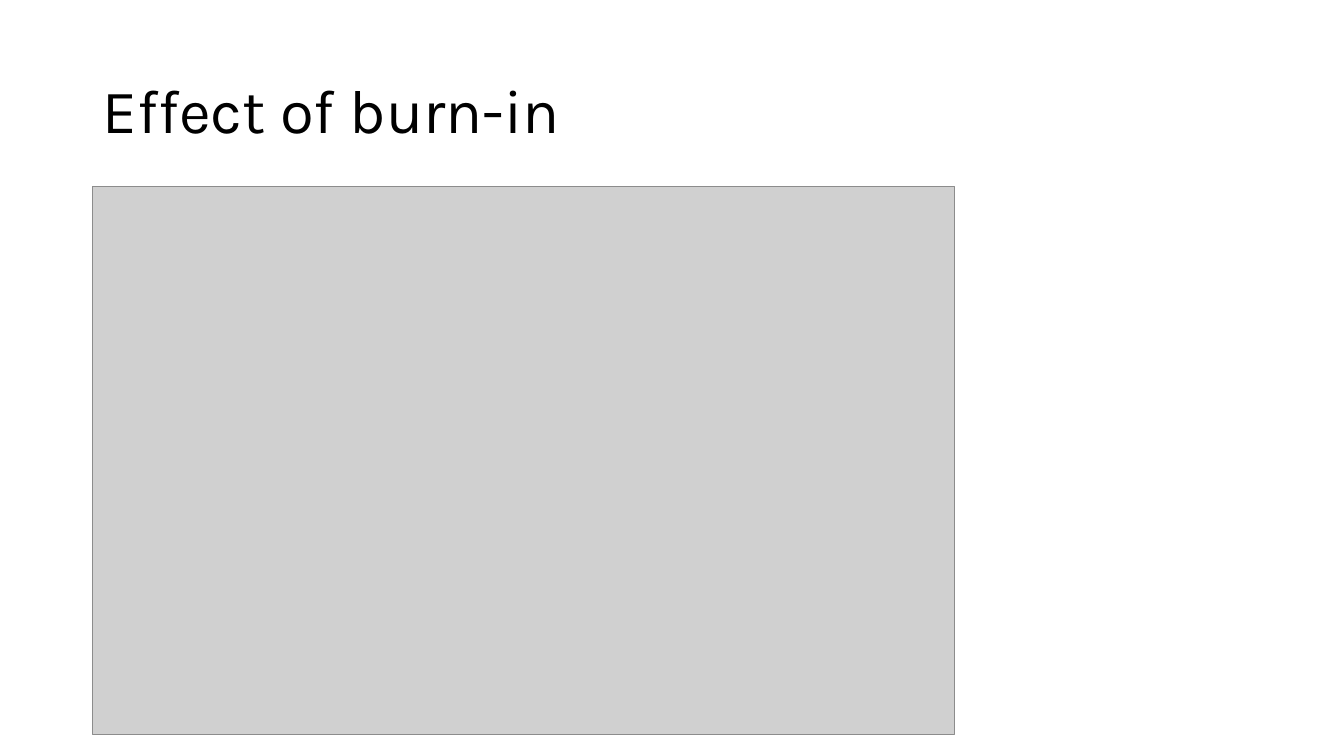
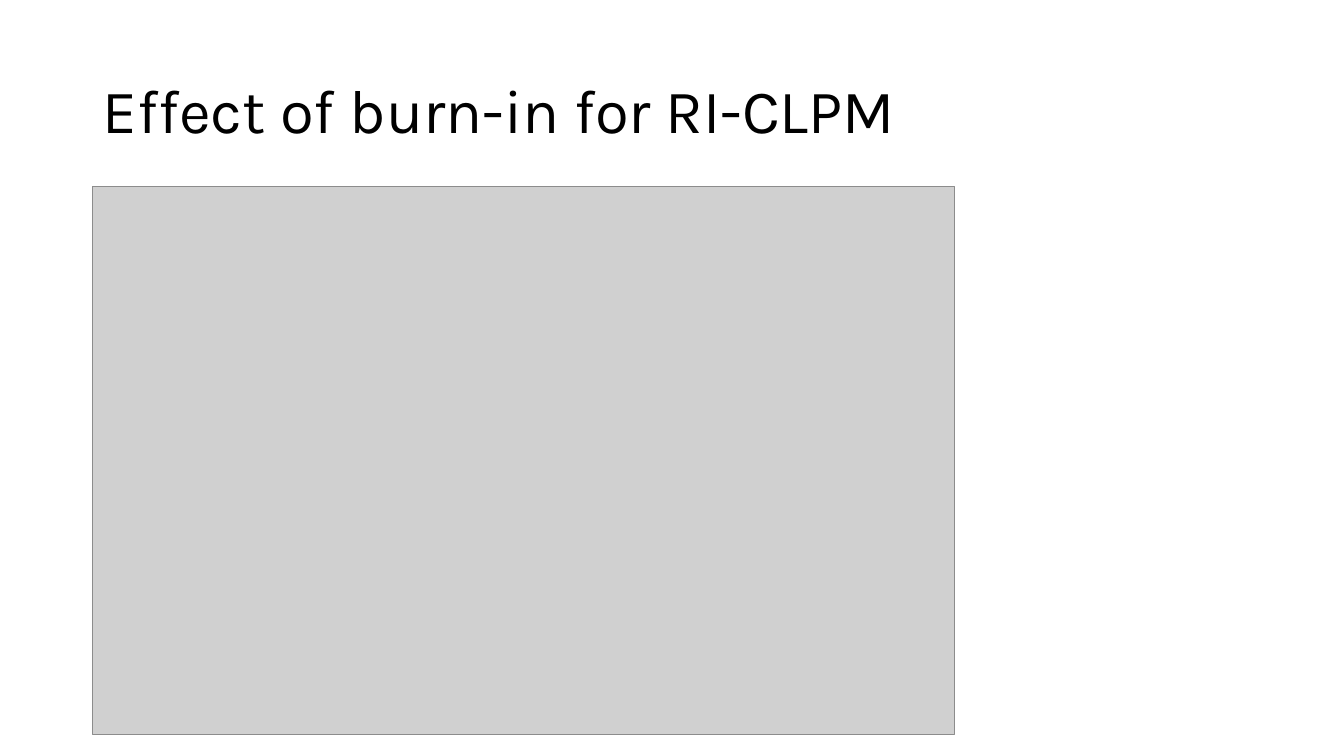
Before and after one commit to EmmaDirk/MachineLearning-BCA, a slide deck: slide 8 of 04_presentations/01_powerpoint/06_Jeroen.pptx (slide 3 before the commit). Drawn at 1344x756 pixels with LibreOffice and Linux fonts; fonts in the diff are those of the drawing; grey boxes stand for pictures. Boxes give left, top, right and bottom in pixels: in the first picture for what was removed or moved away, otherwise in the second. Text is boxed around its words. In the diff, an @@ line names an element or a change of style, - is before the commit and + after.

```diff
--- a/04_presentations/01_powerpoint/06_Jeroen.pptx
+++ b/04_presentations/01_powerpoint/06_Jeroen.pptx
@@ title at box(102, 90, 895, 134): text changed @@
-Effect of burn-in
+Effect of burn-in for RI-CLPM
```
Also in this commit, not shown: 1 other slide changed, 5 slides added, 9 other files.
